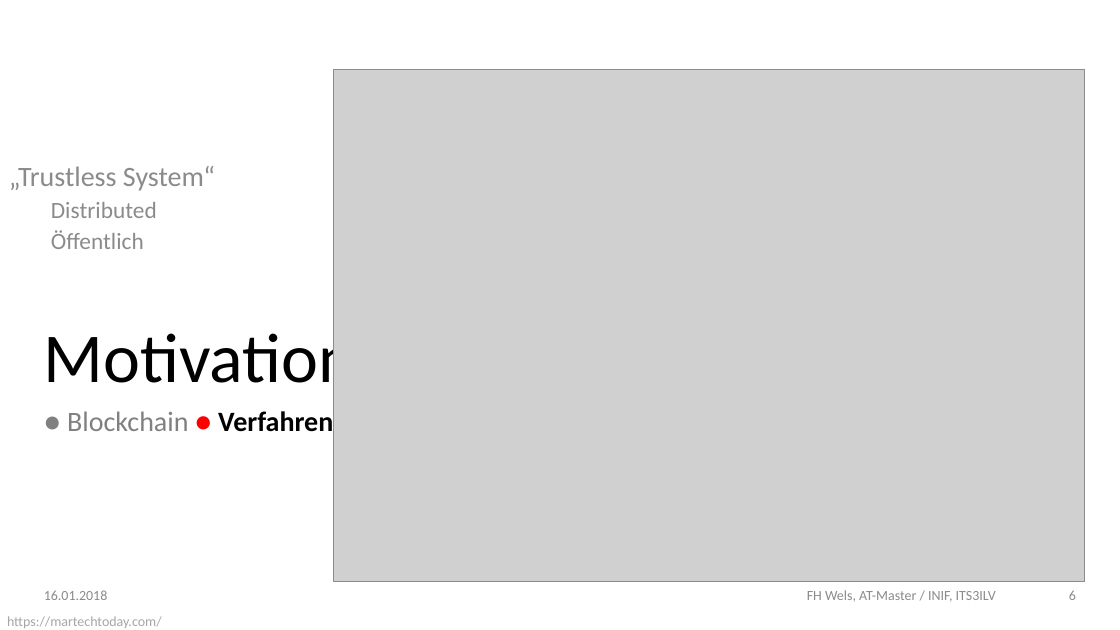
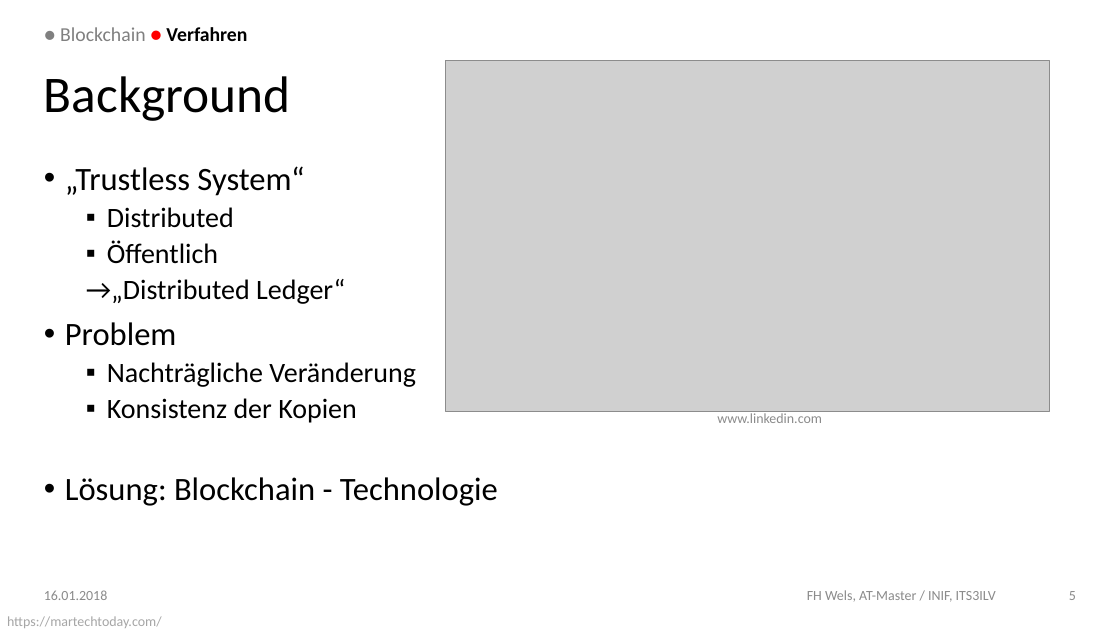
Before and after one commit to DoSchoe/ITS, a slide deck: slide 5 of Präsentation/Blockchain – Technologie.pptx (slide 6 before the commit). Drawn at 1120x630 pixels with LibreOffice and Linux fonts; fonts in the diff are those of the drawing; grey boxes stand for pictures; background and template pictures are left out. Boxes give left, top, right and bottom in pixels: in the first picture for what was removed or moved away, otherwise in the second. Text is boxed around its words. In the diff, an @@ line names an element or a change of style, - is before the commit and + after.

Commit message:
Update Präsentation

```diff
--- a/Präsentation/Blockchain – Technologie.pptx
+++ b/Präsentation/Blockchain – Technologie.pptx
@@ text "● Blockchain ● Verfahren" moved from (x1=67, y1=411, x2=333, y2=432) to (x1=60, y1=27, x2=247, y2=41) @@
@@ text "● Blockchain ● Verfahren" at (x1=60, y1=27, x2=247, y2=41): size 22.7 to 16 pt; vertical alignment top to middle @@
@@ title added at (x1=44, y1=76, x2=291, y2=121), 41.6 pt, text #000000 @@
+Background
@@ picture resized from (x1=333, y1=69, x2=1085, y2=581) to (x1=446, y1=60, x2=1051, y2=411) @@
@@ text "„Trustless System“" moved from (x1=9, y1=166, x2=215, y2=249) to (x1=65, y1=166, x2=498, y2=506) @@
@@ text at (x1=65, y1=166, x2=304, y2=264): size 22.7 to 26.5 pt in "„Trustless System“"; text colour #8C8C8C to #000000 in "„Trustless System“", "Distributed", "Öffentlich"; size 18.9 to 22.7 pt in "Distributed", "Öffentlich"; bullet none to •; bullet none to ▪ @@
@@ text at (x1=65, y1=279, x2=498, y2=506): paragraphs added @@
+  →„Distributed Ledger“
+• Problem
+  ▪ Nachträgliche Veränderung
+  ▪ Konsistenz der Kopien
+• Lösung: Blockchain - Technologie
@@ title removed at (x1=44, y1=324, x2=355, y2=399) @@
-Motivation
@@ text added at (x1=717, y1=411, x2=822, y2=423), 11.3 pt, text #8C8C8C @@
+www.linkedin.com
@@ page number at (x1=1069, y1=591, x2=1076, y2=600): text changed @@
-6
+5
```
Also in this commit, not shown: 9 other slides changed.
